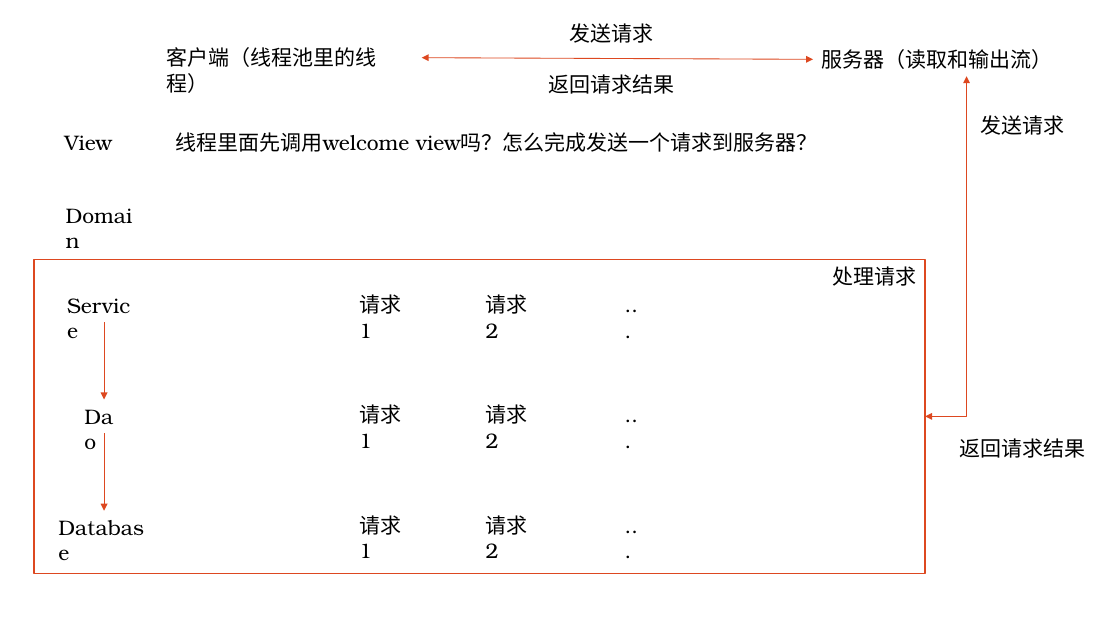
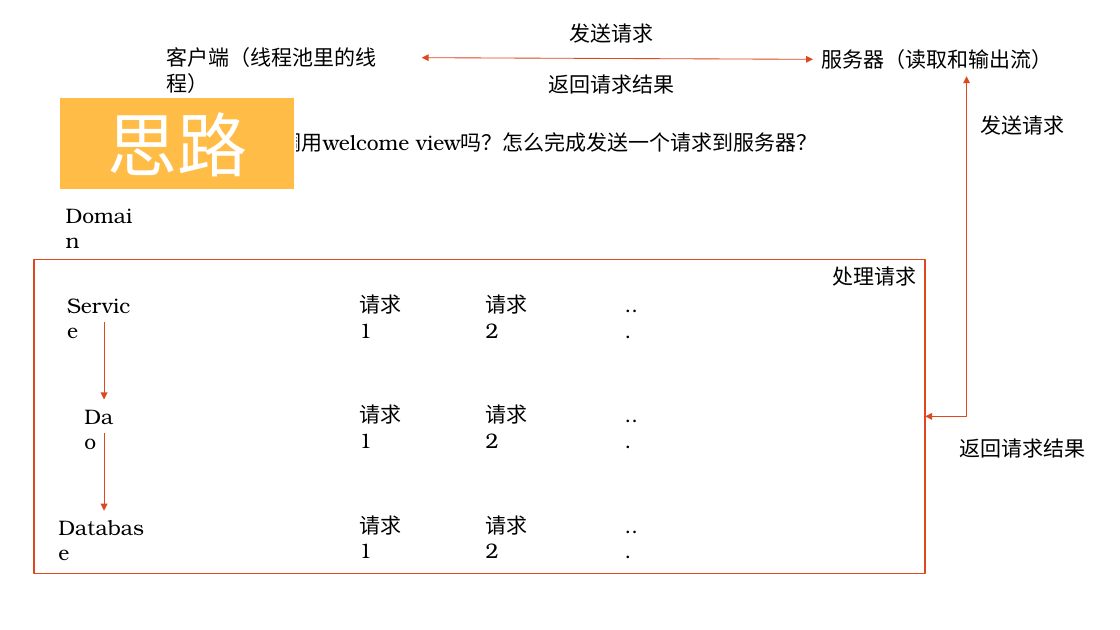
Before and after one commit to jqmtony/JavaNotes, a slide deck: slide 3 of Project1_CarSM/二海租车系统说明文档/租车管理系统11.18.pptx (slide 2 before the commit). Drawn at 1120x630 pixels with LibreOffice and Linux fonts; fonts in the diff are those of the drawing. Boxes give left, top, right and bottom in pixels: in the first picture for what was removed or moved away, otherwise in the second. Text is boxed around its words. In the diff, an @@ line names an element or a change of style, - is before the commit and + after.

```diff
--- a/Project1_CarSM/二海租车系统说明文档/租车管理系统11.18.pptx
+++ b/Project1_CarSM/二海租车系统说明文档/租车管理系统11.18.pptx
@@ rectangle added at bbox=[60, 97, 295, 191], fill #FFBD47, outline #FFFFFF 2 pt, 60 pt, text #FFFFFF @@
+思路
@@ text removed at bbox=[64, 135, 112, 150] @@
-View
```
Also in this commit, not shown: 3 other slides changed, 5 slides added, 27 other files.
